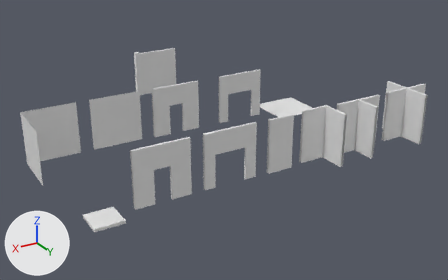
The FBX model Assets/Models/Prototype/Blockout.fbx, before and after one commit.
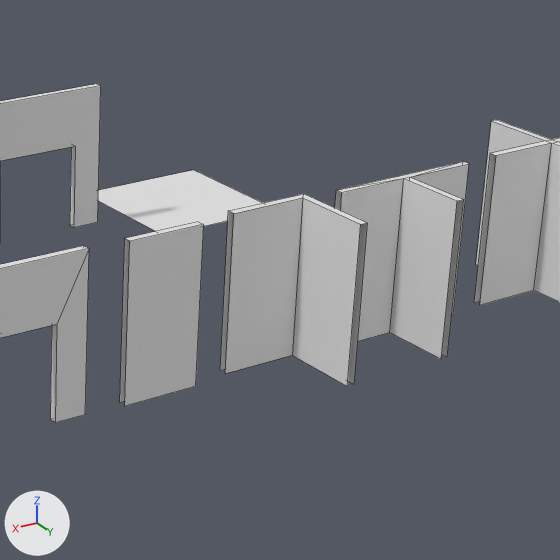
Each version appears first whole from a 50 mm lens placed at (20.69, 42.01, 19.27), pointed at (-2.46, 3.42, -0.03), and next in a close-up on the part from 51% to 91% of the width and 15% to 80% of the height. Lighting does not change. The marker at lower left points along +X, +Y and +Z. The close-ups show mesh edges as thin lines. Where no turn or scale is listed for an object, it has been applied to the vertices.

In view in the first close-up: 'Out_floor', 'Wall', 'Wall.002', 'Wall.003', 'Wall.004', 'Wall.005', 'Wall_corner'.
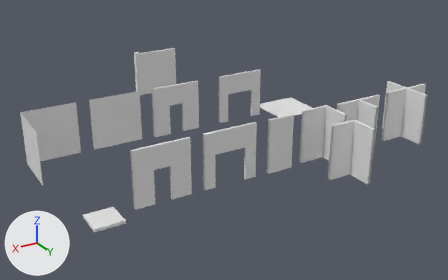
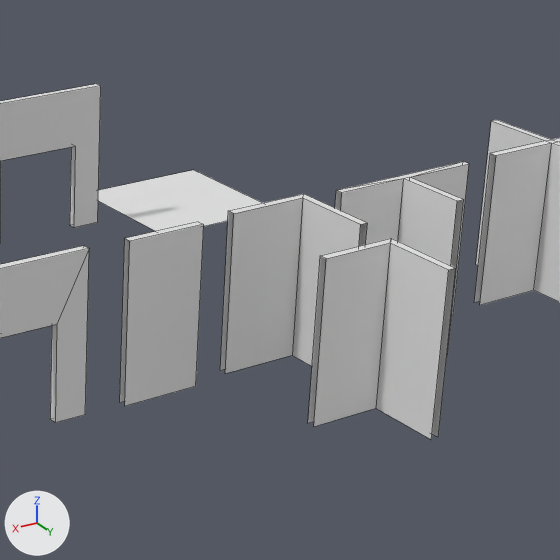
Pixel boxes [x1, y1, x2, y2] of what changed, in the close-ups (560 x 560 px):
```json
{"object": "Wall_corner_inside", "change": "added", "after": [308, 238, 456, 439]}
```

Edits to the scene script, one JSON object a line:
```json
{"op": "add", "block": "me_wall_corner_001", "code": ["me_wall_corner_001 = bpy.data.meshes.new('Wall_corner.001')", "me_wall_corner_001.from_pydata([(2.0, 0.2, 0.0), (2.0, 0.2, 4.0), (0.2, 0.2, 4.0), (2.0, 0.0, 0.0), (2.0, 0.0, 4.0), (0.0, 0.0, 4.0), (0.2, 0.2, 0.0), (0.2, 2.0, 0.0), (0.2, 2.0, 4.0), (0.0, 0.0, 0.0), (0.0, 2.0, 0.0), (0.0, 2.0, 4.0)], [], [(0, 6, 2, 1), (3, 4, 5, 9), (6, 7, 8, 2), (9, 5, 11, 10), (2, 8, 11, 5), (1, 2, 5, 4)])"]}
{"op": "add", "block": "ob_wall_corner_inside", "code": ["ob_wall_corner_inside = bpy.data.objects.new('Wall_corner_inside', me_wall_corner_001)", "ob_wall_corner_inside.location = (-7.0, 13.0, 0.0)"]}
```
